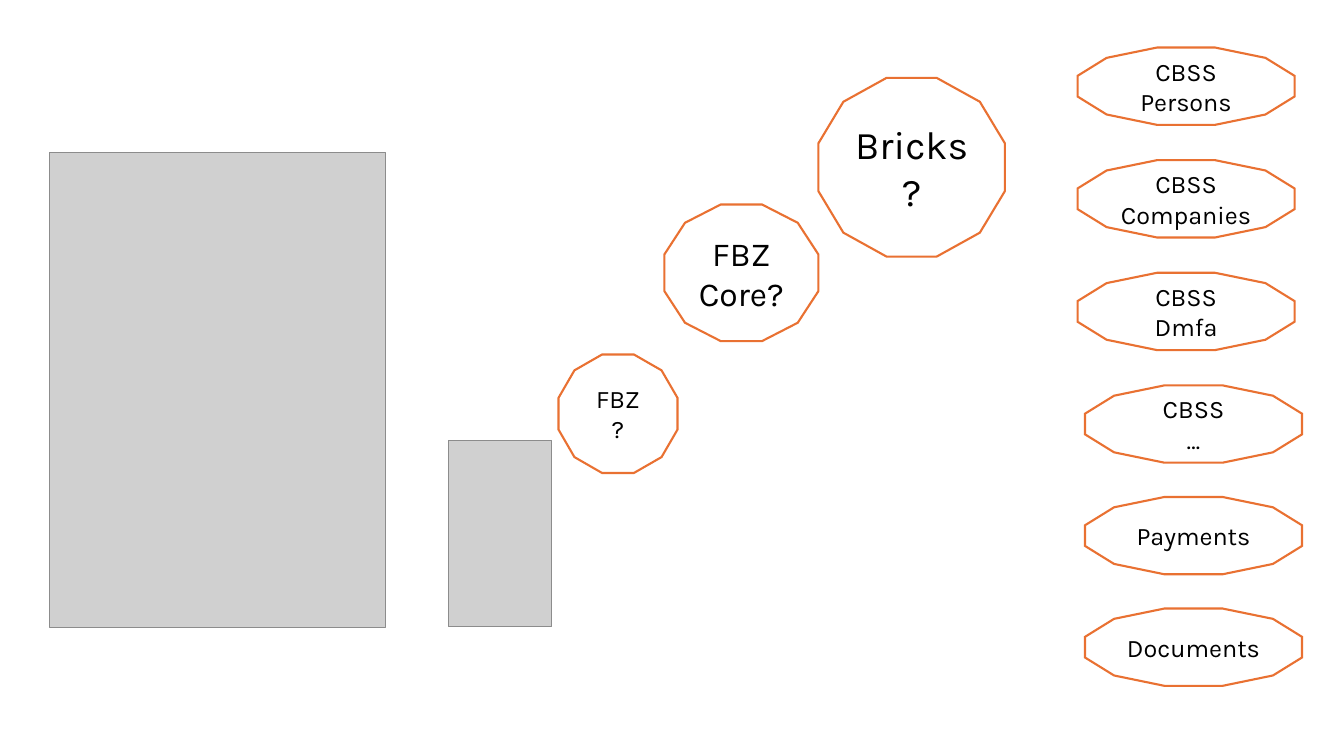
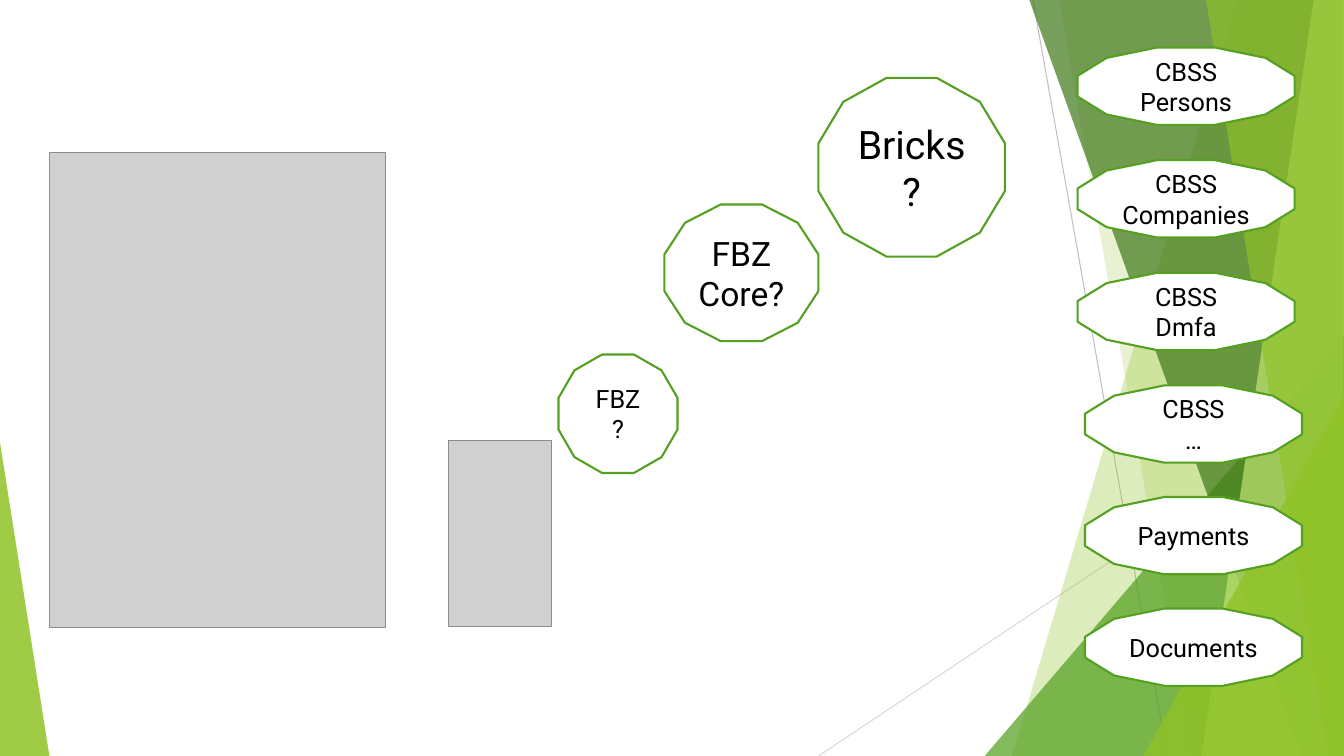
Before and after one commit to casperdon/Bricks-Workshop, a slide deck: slide 2 of workshop.pptx. Drawn at 1344x756 pixels with LibreOffice and Linux fonts; fonts in the diff are those of the drawing; grey boxes stand for pictures. Boxes give left, top, right and bottom in pixels: in the first picture for what was removed or moved away, otherwise in the second. Text is boxed around its words. In the diff, an @@ line names an element or a change of style, - is before the commit and + after.

```diff
--- a/workshop.pptx
+++ b/workshop.pptx
@@ group added at (0,0,1344,756): 5 freeform shapes, 3 triangles, 2 lines @@
@@ font Karla to Roboto; outline #E97132 1.5 pt to #54A021 1.5 pt in 9 elements at (559,355,678,474), (664,205,819,342), (819,78,1005,256), (1078,47,1295,125), (1078,160,1295,238), (1078,273,1295,351), (1085,385,1302,463), (1085,497,1302,575), (1085,609,1302,687) @@
```
Also in this commit, not shown: 4 other slides changed.
